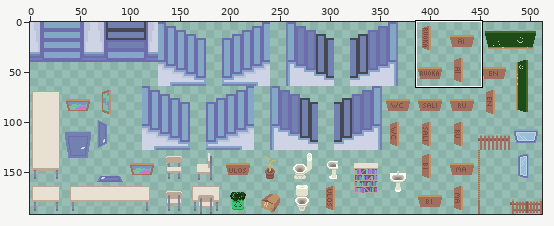
Sprite sheet -- assets/sprites/props/overworld/props.png. Above, an overview of the earlier version with the close-up marked.
Close-up. As it was:
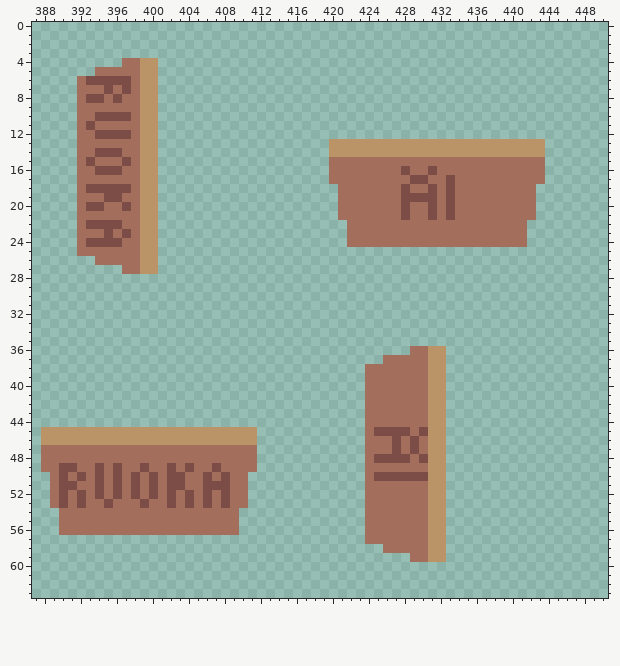
The file is 512x192 pixels. Shown: x 387..450, y 0..63. The commit also changed other parts of the picture, which this record leaves out.
New version:
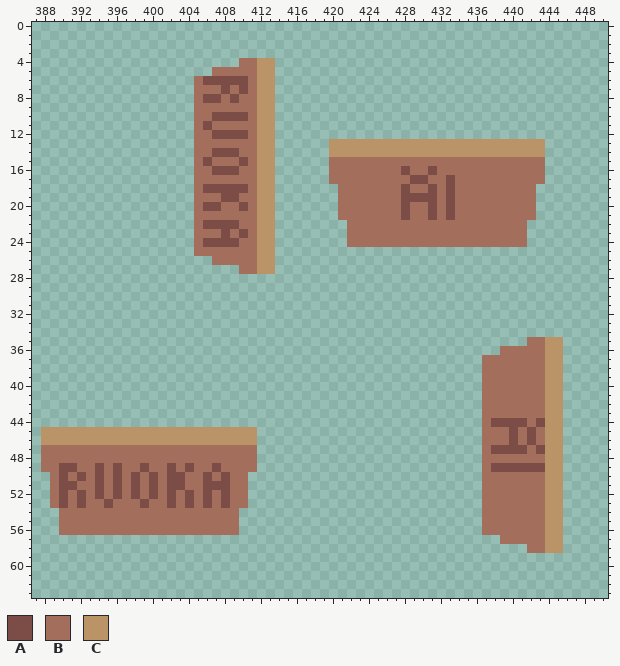
Palette (. is transparent): A #7c4c47  B #a36e5b  C #ba9366
The edit:
Changed rows in their new state; - is an unchanged pixel.
first column x 392:
 4 -----....---------BBCC
 5 --.......------BBBBBCC
 6 .........----BAAAAABCC
 7 .........----BBBABABCC
 8 .........----BAABABBCC
 9 .........----BBBBBBBCC
10 .........----BBAAAABCC
11 .........----BABBBBBCC
12 .........----BBAAAABCC
13 .........----BBBBBBBCC
14 .........----BBAAABBCC
15 .........----BABBBABCC
16 .........----BBAAABBCC
17 .........----BBBBBBBCC
18 .........----BAAAAABCC
19 .........----BBBAABBCC
20 .........----BAABBABCC
21 .........----BBBBBBBCC
22 .........----BAAAABBCC
23 .........----BBBABABCC
24 .........----BAAAABBCC
25 .........----BBBBBBBCC
26 --.......------BBBBBCC
27 -----....---------BBCC
first column x 424:
35 ------------------BBCC
36 -----....------BBBBBCC
37 --.......----BBBBBBBCC
38 .........----BBBBBBBCC
39 .........----BBBBBBBCC
40 .........----BBBBBBBCC
41 .........----BBBBBBBCC
42 .........----BBBBBBBCC
43 .........----BBBBBBBCC
44 .........----BAAAABACC
45 .........----BBBABABCC
46 .........----BBBABABCC
47 .........----BAAAABACC
48 .........----BBBBBBBCC
49 .........----BAAAAAACC
50 .........----BBBBBBBCC
51 .........----BBBBBBBCC
52 .........----BBBBBBBCC
53 .........----BBBBBBBCC
54 .........----BBBBBBBCC
55 .........----BBBBBBBCC
56 .........----BBBBBBBCC
57 .........------BBBBBCC
58 --.......---------BBCC
59 -----....-------------
Pixel boxes of the changes (left, top, right, bottom) in both close-ups:
erased: (77, 58, 158, 274)
added: (194, 58, 275, 274)
changed: (365, 337, 563, 562)
